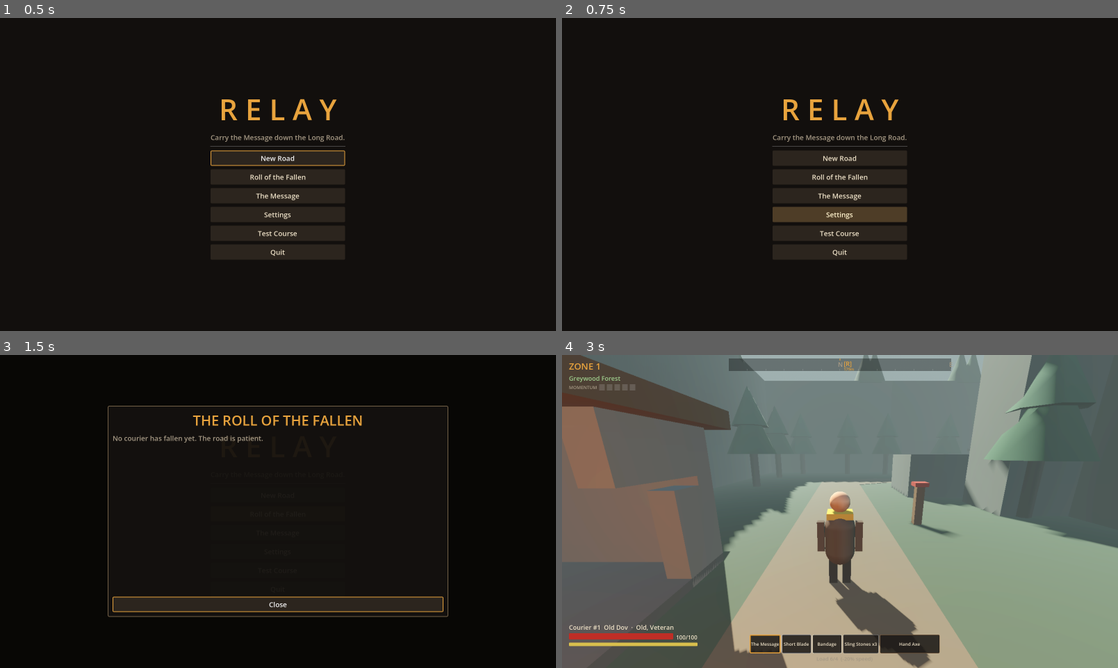
Above: before the commit, frames 1-4 (two rows, left to right).
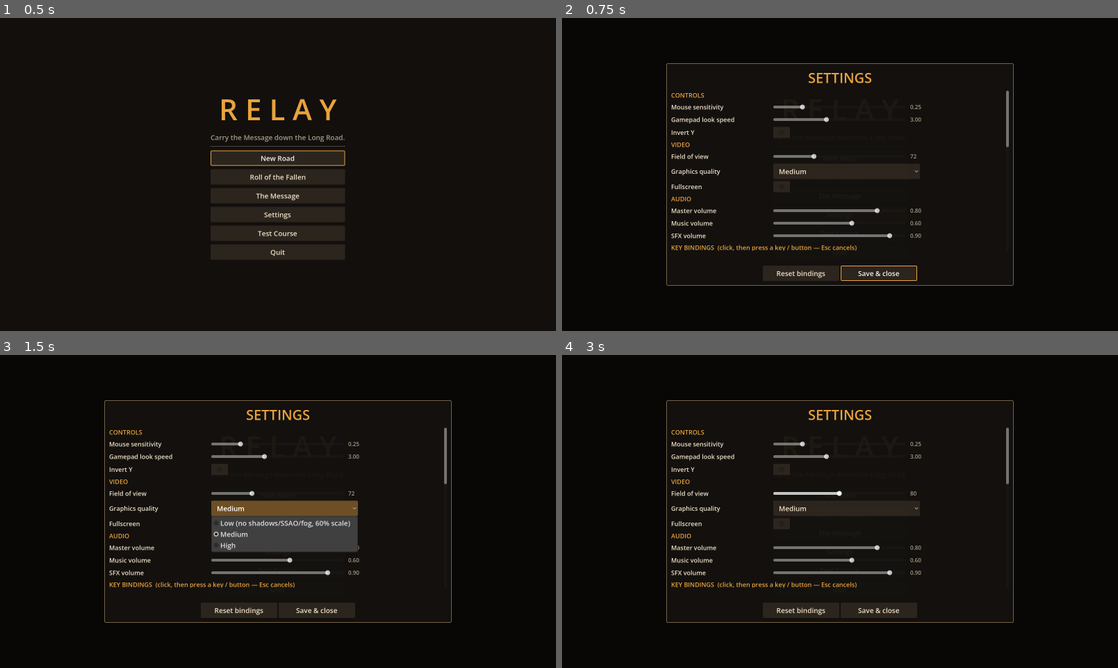
Above: after the commit, the same moments.

Repository: zovoxx/immortal
Game: Godot game, scene res://ui/main_menu.tscn
Two runs of this game, one before a commit and one after it. Both use one fixed random seed, a clock stepped at 60 frames per second and the inputs below.
Inputs (mouse positions are in pixels of both pictures, inside the frame that each line leads up to):
- Up to frame 1 (0.5 s): no input
- Up to frame 2 (0.75 s): click "Settings" at 0.5 s
- Up to frame 3 (1.5 s): click (283, 508) at 1.25 s, where only the run after the commit has a clickable "Medium"
- Up to frame 4 (3 s): click (801, 611) at 2 s, where only the run after the commit has a clickable "Reset bindings"; click "New Road" at 2.75 s

Frame 1 is identical in both runs. In frame 2, 6.4% of the frame differs, in the area x 18-82%, y 14-86%; in frame 3, 11%; in frame 4, 100%, in the area x 0-100%, y 0-100%.

Commit message:
Phase 9: settings menu with rebinding, HUD polish, audio loops, save on quit

Diff:
--- a/autoload/settings.gd
+++ b/autoload/settings.gd
@@ -5,7 +5,7 @@
 
 enum Quality { LOW, MEDIUM, HIGH }
 
-const PATH := "user://relay_settings.json"
+var path: String = "user://relay_settings.json"
 
 var mouse_sensitivity: float = 0.25
 var gamepad_sensitivity: float = 3.0
@@ -29,9 +29,9 @@
 
 
 func load_settings() -> void:
-	if not FileAccess.file_exists(PATH):
+	if not FileAccess.file_exists(path):
 		return
-	var d: Variant = JSON.parse_string(FileAccess.get_file_as_string(PATH))
+	var d: Variant = JSON.parse_string(FileAccess.get_file_as_string(path))
 	if not d is Dictionary:
 		return
 	mouse_sensitivity = float(d.get("mouse_sensitivity", mouse_sensitivity))
@@ -55,7 +55,7 @@
 		"master_volume": master_volume, "music_volume": music_volume, "sfx_volume": sfx_volume,
 		"fullscreen": fullscreen, "bindings": bindings,
 	}
-	var f := FileAccess.open(PATH, FileAccess.WRITE)
+	var f := FileAccess.open(path, FileAccess.WRITE)
 	if f:
 		f.store_string(JSON.stringify(d, "\t"))
 	changed.emit()
--- a/tests/run_tests.gd
+++ b/tests/run_tests.gd
@@ -29,6 +29,7 @@
 			only = a.substr(7)
 	# isolate save files from the player's real saves
 	root.get_node("/root/Save").set("save_path", "user://test_save.json")
+	root.get_node("/root/Settings").set("path", "user://test_settings.json")
 	print("=== RELAY tests ===")
 	for path in SUITES:
 		if not ResourceLoader.exists(path):
@@ -51,6 +52,7 @@
 		if suite is Node:
 			(suite as Node).queue_free()
 	root.get_node("/root/Save").call("delete_save")
+	DirAccess.remove_absolute(ProjectSettings.globalize_path("user://test_settings.json"))
 	print("=== %d passed, %d failed ===" % [passed, failed])
 	for f in failures:
 		print("  FAILED: ", f)
--- a/tests/test_smoke.gd
+++ b/tests/test_smoke.gd
@@ -101,3 +101,74 @@
 	scene.queue_free()
 	runner.current_scene = null
 	await frames(3)
+
+
+func test_menus_and_settings() -> void:
+	var log: Object = _logger()
+	log.errors.clear()
+	Game.new_road(31)
+	Game.handle_death("tested", 4, Vector3.ZERO)
+	Game.respawn()
+	Game.fragments = [0, 1]
+	for path in ["res://ui/main_menu.tscn", "res://ui/roll_of_fallen.tscn", "res://ui/message_page.tscn", "res://ui/settings_menu.tscn"]:
+		var n: Node = load(path).instantiate()
+		runner.root.add_child(n)
+		await frames(3)
+		n.queue_free()
+		await frames(1)
+	check(log.errors.is_empty(), "menus build without errors: %s" % str(log.errors.slice(0, 3)))
+	# rebinding
+	var ev := InputEventKey.new()
+	ev.physical_keycode = KEY_J
+	Settings.rebind("jump", ev)
+	var has_j := false
+	var has_pad := false
+	for e in InputMap.action_get_events("jump"):
+		has_j = has_j or (e is InputEventKey and e.physical_keycode == KEY_J)
+		has_pad = has_pad or e is InputEventJoypadButton
+	check(has_j, "jump rebound to J")
+	check(has_pad, "gamepad binding kept")
+	eq(Settings.binding_label("jump", false), "J", "label shows the new key")
+	Settings.reset_bindings()
+	eq(Settings.binding_label("jump", false), "Space", "reset restores Space")
+	# graphics presets
+	var env := Environment.new()
+	var sun := DirectionalLight3D.new()
+	var old_q := Settings.quality
+	Settings.quality = Settings.Quality.LOW
+	Settings.apply_graphics(env, sun, runner.root)
+	check(not sun.shadow_enabled and not env.ssao_enabled and not env.volumetric_fog_enabled, "Low: no shadows, SSAO or volumetric fog")
+	check(runner.root.scaling_3d_scale < 0.7, "Low: lower render scale")
+	Settings.quality = Settings.Quality.HIGH
+	Settings.apply_graphics(env, sun, runner.root)
+	check(sun.shadow_enabled and env.ssao_enabled, "High: shadows + SSAO")
+	Settings.quality = old_q
+	Settings.apply_graphics(env, sun, runner.root)
+	sun.free()
+	# every action has keyboard and gamepad bindings (except debug)
+	for a in InputDefaults.ACTIONS:
+		if String(a).begins_with("debug") or String(a).begins_with("look"):
+			continue
+		var kb := false
+		var pad := false
+		for e in InputMap.action_get_events(a):
+			kb = kb or e is InputEventKey or e is InputEventMouseButton
+			pad = pad or e is InputEventJoypadButton or e is InputEventJoypadMotion
+		check(kb, "%s has a keyboard/mouse binding" % a)
+		check(pad or a == "walk", "%s has a gamepad binding" % a)
+
+
+func test_pause_menu_in_world() -> void:
+	Game.new_road(32)
+	var world: Node = load("res://world/game_world.tscn").instantiate()
+	runner.root.add_child(world)
+	runner.current_scene = world
+	await frames(5)
+	var pm: Node = world.find_children("*", "CanvasLayer", false, false).filter(func(n): return n.has_method("open") and n.has_method("close"))[0]
+	pm.open()
+	check(runner.paused, "pause menu pauses the game")
+	pm.close()
+	check(not runner.paused, "resume unpauses")
+	world.queue_free()
+	runner.current_scene = null
+	await frames(3)
--- /dev/null
+++ b/tools/menu_shot.gd
@@ -0,0 +1,24 @@
+extends SceneTree
+## Dev tool: screenshot a UI scene. godot --path . --script res://tools/menu_shot.gd -- scene=... out=...
+func _initialize() -> void:
+	await process_frame
+	var args := {}
+	for a in OS.get_cmdline_user_args():
+		var kv := a.split("=", true, 1)
+		if kv.size() == 2:
+			args[kv[0]] = kv[1]
+	var g: Node = root.get_node("/root/Game")
+	g.call("new_road", 5)
+	g.call("handle_death", "struck by lightning", 13, Vector3.ZERO)
+	g.call("respawn")
+	g.set("fragments", [0, 1] as Array[int])
+	var n: Node = load(args.get("scene", "res://ui/main_menu.tscn")).instantiate()
+	root.add_child(n)
+	for i in 20:
+		await process_frame
+	if args.has("call"):
+		n.call(args.call)
+		for i in 10:
+			await process_frame
+	root.get_viewport().get_texture().get_image().save_png(args.get("out", "/tmp/menu.png"))
+	quit(0)
--- a/ui/hud.gd
+++ b/ui/hud.gd
@@ -27,6 +27,8 @@
 var _selected_slot: int = 0
 var _heartbeat_timer: float = 0.0
 var _forecast_label: Label
+var _aim_label: Label
+var _charge: ProgressBar
 
 
 func _ready() -> void:
@@ -129,6 +131,15 @@
 	_crosshair.position = Vector2(-8, -20)
 	_crosshair.visible = false
 	_root.add_child(_crosshair)
+	_aim_label = UITheme.label("", 16, Color(1, 1, 1, 0.85))
+	_aim_label.set_anchors_preset(Control.PRESET_CENTER)
+	_aim_label.position = Vector2(20, 10)
+	_root.add_child(_aim_label)
+	_charge = UITheme.bar(UITheme.ACCENT, 80, 6)
+	_charge.set_anchors_preset(Control.PRESET_CENTER)
+	_charge.position = Vector2(-40, 30)
+	_charge.visible = false
+	_root.add_child(_charge)
 	_prompt = UITheme.label("", 22, UITheme.INK)
 	_prompt.set_anchors_preset(Control.PRESET_CENTER)
 	_prompt.position = Vector2(-300, 80)
@@ -269,6 +280,16 @@
 	_storm_icon.modulate = _storm_icon.modulate.lerp(Color.WHITE, clampf(delta * 3.0, 0.0, 1.0))
 	if courier and is_instance_valid(courier):
 		_crosshair.visible = bool(courier.get("aiming"))
+		var combat: Node = courier.get("combat")
+		if _crosshair.visible and combat:
+			var t: String = combat.current_throwable()
+			_aim_label.text = ("Throw: %s x%d" % [ItemDB.display_name(t), Game.courier.inventory.count_of(t)]) if t != "" else "Nothing to throw"
+		else:
+			_aim_label.text = ""
+		var ch: float = combat.charge_ratio() if combat else 0.0
+		_charge.visible = ch > 0.25
+		_charge.value = ch * 100.0
+		_charge.modulate = Color(1.4, 1.2, 0.6) if ch >= 1.0 else Color.WHITE
 		var d: CourierData = Game.courier
 		if d and d.max_hp > 0.0:
 			var low := clampf(1.0 - d.hp / (d.max_hp * 0.3), 0.0, 1.0) if d.hp > 0.0 else 0.0
--- a/ui/main_menu.gd
+++ b/ui/main_menu.gd
@@ -13,6 +13,8 @@
 	Game.is_running = false
 	get_tree().paused = false
 	Input.mouse_mode = Input.MOUSE_MODE_VISIBLE
+	Audio.set_loop_volume(Audio.music_player, 0.5)
+	Audio.set_loop_volume(Audio.rain_player, 0.0)
 	var bg := ColorRect.new()
 	bg.color = Color(0.07, 0.06, 0.05)
 	bg.set_anchors_preset(Control.PRESET_FULL_RECT)
--- /dev/null
+++ b/ui/settings_menu.gd
@@ -0,0 +1,153 @@
+extends CanvasLayer
+## Settings: mouse/pad sensitivity, invert Y, FOV, graphics quality, volumes, fullscreen and key
+## rebinding (keyboard/mouse and gamepad columns). Saved to user://relay_settings.json on close.
+
+var _root: Control
+var _bind_buttons: Dictionary = {}  # "action|pad" -> Button
+var _waiting_action: String = ""
+var _waiting_pad: bool = false
+var _hint: Label
+
+
+func _ready() -> void:
+	layer = 30
+	process_mode = Node.PROCESS_MODE_ALWAYS
+	var m := UITheme.modal(self, Vector2(1000, 600))
+	_root = m[0]
+	var vb: VBoxContainer = m[1]
+	vb.add_child(UITheme.title("SETTINGS"))
+	var sc := ScrollContainer.new()
+	sc.custom_minimum_size = Vector2(960, 460)
+	vb.add_child(sc)
+	var list := VBoxContainer.new()
+	list.add_theme_constant_override("separation", 6)
+	list.size_flags_horizontal = Control.SIZE_EXPAND_FILL
+	sc.add_child(list)
+
+	list.add_child(UITheme.label("CONTROLS", 18, UITheme.ACCENT))
+	_slider(list, "Mouse sensitivity", 0.05, 1.0, 0.01, Settings.mouse_sensitivity, func(v): Settings.mouse_sensitivity = v)
+	_slider(list, "Gamepad look speed", 1.0, 6.0, 0.1, Settings.gamepad_sensitivity, func(v): Settings.gamepad_sensitivity = v)
+	_check(list, "Invert Y", Settings.invert_y, func(v): Settings.invert_y = v)
+	list.add_child(UITheme.label("VIDEO", 18, UITheme.ACCENT))
+	_slider(list, "Field of view", 60.0, 100.0, 1.0, Settings.fov, func(v): Settings.fov = v)
+	var row := _row(list, "Graphics quality")
+	var ob := OptionButton.new()
+	for q in ["Low (no shadows/SSAO/fog, 60% scale)", "Medium", "High"]:
+		ob.add_item(q)
+	ob.selected = Settings.quality
+	ob.custom_minimum_size = Vector2(380, 40)
+	ob.item_selected.connect(func(i): Settings.quality = i; Settings.save_settings())
+	row.add_child(ob)
+	_check(list, "Fullscreen", Settings.fullscreen, func(v): Settings.fullscreen = v; Settings.apply_window())
+	list.add_child(UITheme.label("AUDIO", 18, UITheme.ACCENT))
+	_slider(list, "Master volume", 0.0, 1.0, 0.01, Settings.master_volume, func(v): Settings.master_volume = v; Settings.apply_audio())
+	_slider(list, "Music volume", 0.0, 1.0, 0.01, Settings.music_volume, func(v): Settings.music_volume = v; Settings.apply_audio())
+	_slider(list, "SFX volume", 0.0, 1.0, 0.01, Settings.sfx_volume, func(v): Settings.sfx_volume = v; Settings.apply_audio())
+
+	list.add_child(UITheme.label("KEY BINDINGS  (click, then press a key / button — Esc cancels)", 18, UITheme.ACCENT))
+	var head := _row(list, "")
+	head.add_child(UITheme.label("Keyboard / mouse", 15, UITheme.DIM))
+	var pad_head := UITheme.label("Gamepad", 15, UITheme.DIM)
+	pad_head.custom_minimum_size = Vector2(220, 0)
+	head.add_child(pad_head)
+	for entry in InputDefaults.REBINDABLE:
+		var action: String = entry[0]
+		var r := _row(list, entry[1])
+		for pad in [false, true]:
+			var b := Button.new()
+			b.custom_minimum_size = Vector2(220, 36)
+			var is_pad: bool = pad
+			b.pressed.connect(func(): _start_rebind(action, is_pad))
+			r.add_child(b)
+			_bind_buttons["%s|%s" % [action, pad]] = b
+	_hint = UITheme.label("", 16, UITheme.DIM)
+	vb.add_child(_hint)
+	var bottom := HBoxContainer.new()
+	bottom.alignment = BoxContainer.ALIGNMENT_CENTER
+	vb.add_child(bottom)
+	bottom.add_child(UITheme.button("Reset bindings", func(): Settings.reset_bindings(); _refresh_bindings(), 220))
+	var close := UITheme.button("Save & close", _close, 220)
+	bottom.add_child(close)
+	_refresh_bindings()
+	close.grab_focus()
+
+
+func _row(parent: Container, text: String) -> HBoxContainer:
+	var r := HBoxContainer.new()
+	r.add_theme_constant_override("separation", 14)
+	var l := UITheme.label(text, 18)
+	l.custom_minimum_size = Vector2(280, 0)
+	r.add_child(l)
+	parent.add_child(r)
+	return r
+
+
+func _slider(parent: Container, text: String, lo: float, hi: float, step: float, value: float, cb: Callable) -> void:
+	var r := _row(parent, text)
+	var s := HSlider.new()
+	s.min_value = lo
+	s.max_value = hi
+	s.step = step
+	s.value = value
+	s.custom_minimum_size = Vector2(380, 30)
+	var vl := UITheme.label(_fmt(value, step), 16, UITheme.DIM)
+	s.value_changed.connect(func(v): cb.call(v); vl.text = _fmt(v, step))
+	r.add_child(s)
+	r.add_child(vl)
+
+
+func _fmt(v: float, step: float) -> String:
+	return ("%d" % int(v)) if step >= 1.0 else ("%.2f" % v)
+
+
+func _check(parent: Container, text: String, value: bool, cb: Callable) -> void:
+	var r := _row(parent, text)
+	var c := CheckBox.new()
+	c.button_pressed = value
+	c.toggled.connect(cb)
+	r.add_child(c)
+
+
+func _refresh_bindings() -> void:
+	for key in _bind_buttons:
+		var parts: PackedStringArray = String(key).split("|")
+		(_bind_buttons[key] as Button).text = Settings.binding_label(parts[0], parts[1] == "true")
+
+
+func _start_rebind(action: String, pad: bool) -> void:
+	_waiting_action = action
+	_waiting_pad = pad
+	(_bind_buttons["%s|%s" % [action, pad]] as Button).text = "press a button..." if pad else "press a key..."
+	_hint.text = "Rebinding '%s' — Esc to cancel" % action
+
+
+func _input(event: InputEvent) -> void:
+	if _waiting_action == "":
+		if event.is_action_pressed("pause") or event.is_action_pressed("ui_cancel"):
+			get_viewport().set_input_as_handled()
+			_close()
+		return
+	if event is InputEventKey and event.pressed and (event as InputEventKey).physical_keycode == KEY_ESCAPE:
+		_finish_rebind()
+		get_viewport().set_input_as_handled()
+		return
+	var accept := false
+	if _waiting_pad:
+		accept = (event is InputEventJoypadButton and event.pressed) or (event is InputEventJoypadMotion and absf(event.axis_value) > 0.6)
+	else:
+		accept = (event is InputEventKey and event.pressed and not event.echo) or (event is InputEventMouseButton and event.pressed)
+	if accept:
+		get_viewport().set_input_as_handled()
+		Settings.rebind(_waiting_action, event)
+		_finish_rebind()
+
+
+func _finish_rebind() -> void:
+	_waiting_action = ""
+	_hint.text = ""
+	_refresh_bindings()
+
+
+func _close() -> void:
+	Settings.save_settings()
+	queue_free()
--- /dev/null
+++ b/ui/settings_menu.tscn
@@ -0,0 +1,6 @@
+[gd_scene format=3]
+
+[ext_resource type="Script" path="res://ui/settings_menu.gd" id="1"]
+
+[node name="SettingsMenu" type="CanvasLayer"]
+script = ExtResource("1")
--- a/world/game_world.gd
+++ b/world/game_world.gd
@@ -61,6 +61,7 @@
 	respawn_courier()
 	env_ctrl.set_biome(BiomeDB.for_zone(zone), true)
 	Events.zone_entered.emit(zone)
+	Audio.set_loop_volume(Audio.music_player, 0.3)
 	if DisplayServer.get_name() != "headless":
 		Input.mouse_mode = Input.MOUSE_MODE_CAPTURED
 
@@ -159,6 +160,11 @@
 	Save.save_game()
 
 
+func _notification(what: int) -> void:
+	if what == NOTIFICATION_WM_CLOSE_REQUEST and Game.is_running:
+		Save.save_game()
+
+
 ## World position of a corpse even if its zone isn't loaded.
 func corpse_world_position(c: CorpseData) -> Vector3:
 	return streamer.to_world(c.zone, c.local_pos)
Not shown, added: ui/settings_menu.gd.uid
Not shown, changed: PROGRESS.md
